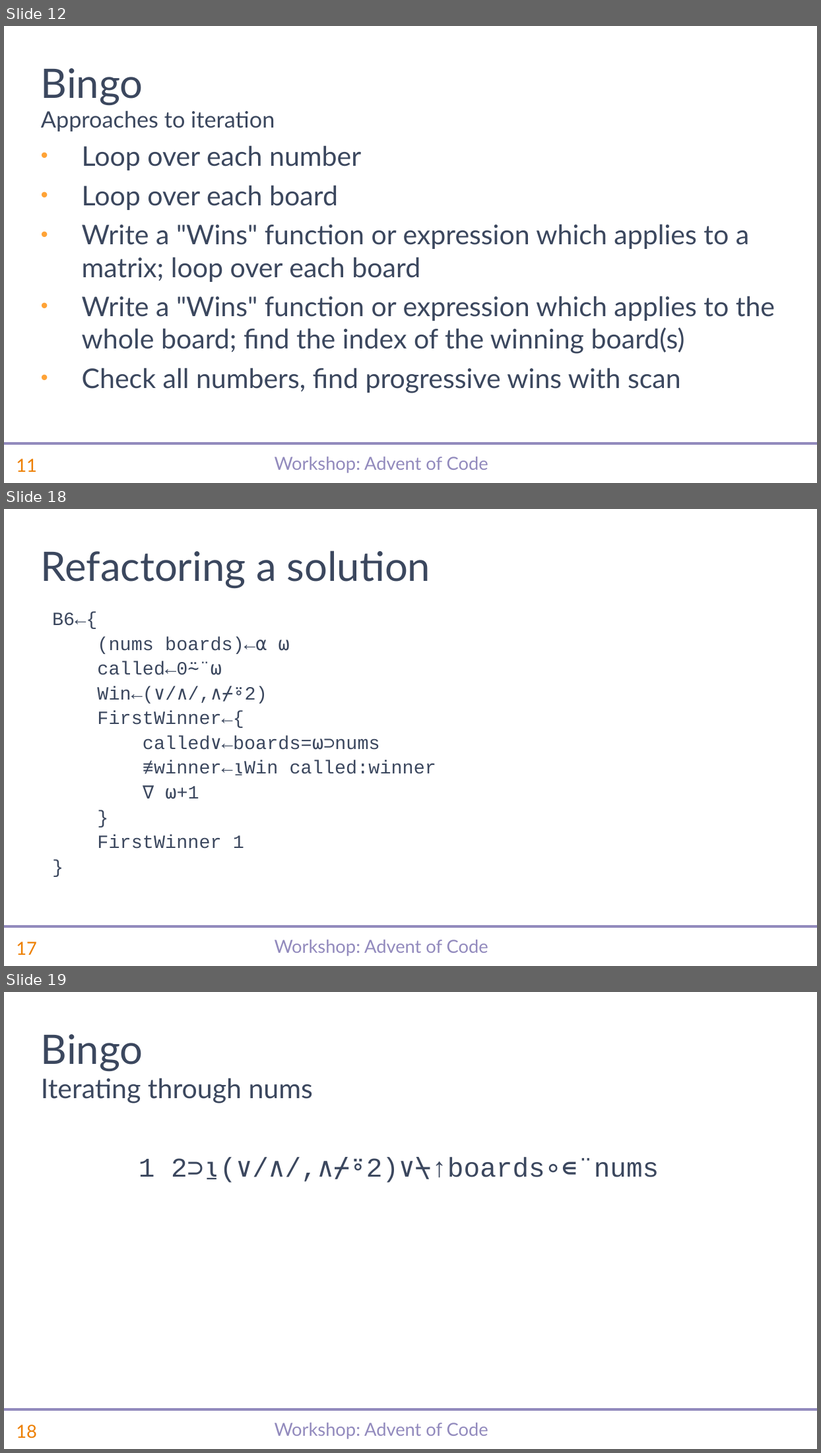
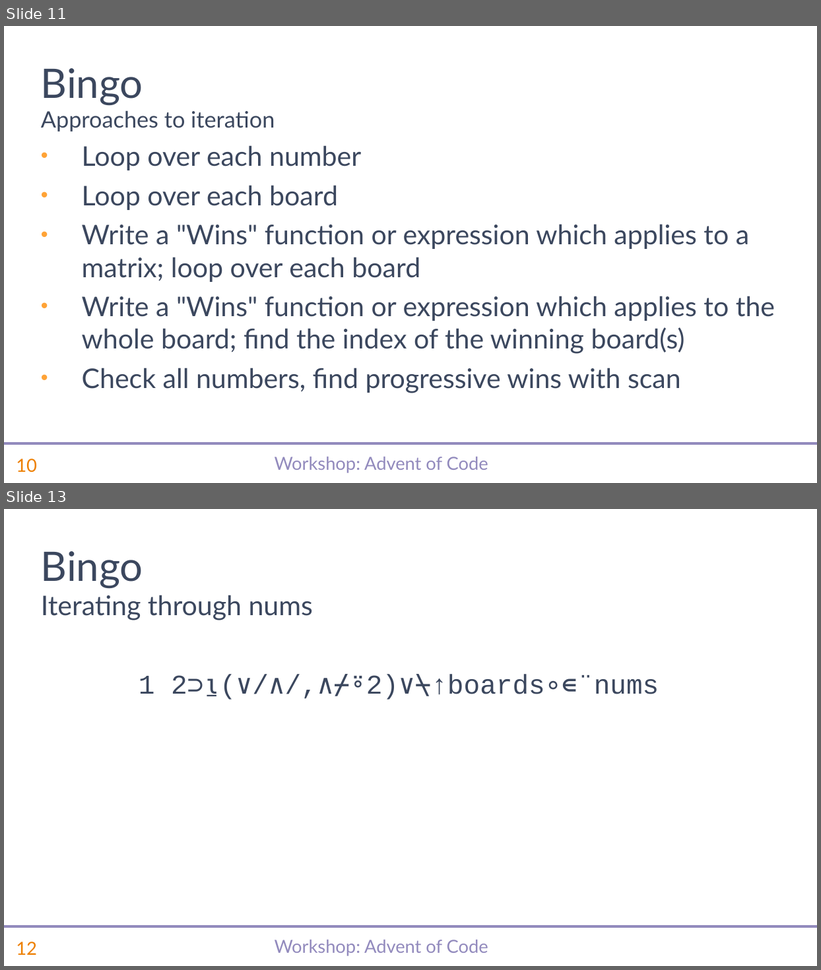
Before and after one commit to abrudz/SimCorp, a slide deck: aoc/slides.pptx. Shown one above the other, each under a label of ours: slides 12, 18 and 19 before the commit, slides 11 and 13 after it; the slides between them are not shown. The pictures are 821x1453 and 821x970 pixels, drawn with LibreOffice and Linux fonts; fonts in the diff are those of the drawing; background and template pictures are left out. Boxes give left, top, right and bottom in pixels: in the first picture for what was removed or moved away, otherwise in the second. Text is boxed around its words. In the diff, an @@ line names an element or a change of style, - is before the commit and + after.

```diff
--- a/aoc/slides.pptx
+++ b/aoc/slides.pptx
@@ slide 18 removed at <box>4,509,817,966</box>, background #FFFFFF; not listed: 3 template elements that a slide beside it also shows @@
@@ title removed at <box>41,551,431,589</box> @@
-Refactoring a solution
@@ text removed at <box>52,612,436,849</box> @@
-B6←{
-(nums boards)←⍺ ⍵
-called←0⍨¨⍵
-Win←(∨/∧/,∧⌿⍤2)
-FirstWinner←{
-called∨←boards=⍵⊃nums
-≢winner←⍸Win called:winner
-∇ ⍵+1
-}
-FirstWinner 1
-}
@@ what was slide 12 is now slide 11 @@
@@ page number at <box>16,459,37,473</box>: text changed @@
-11
+10
@@ what was slide 19 is now slide 13 @@
@@ page number at <box>16,942,37,955</box>: text changed @@
-18
+12
```
Also in this commit, not shown: 15 slides changed, 19 other slides removed, 1 other file.
